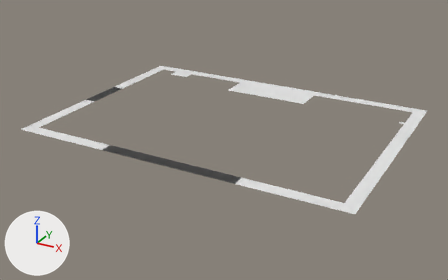
Two versions of the Blender file 2d.blend, one commit apart.
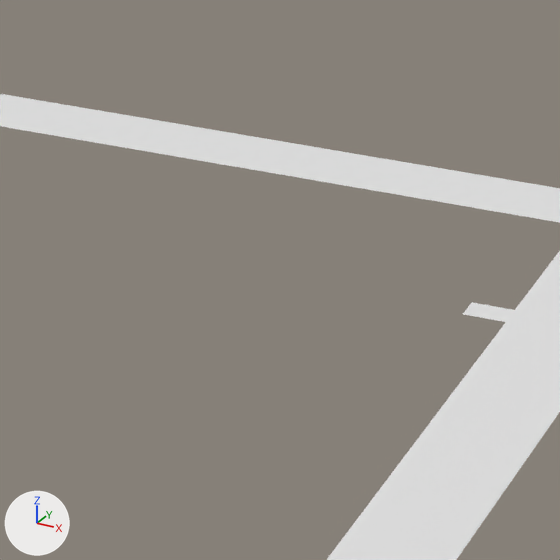
The first picture shows the older version from a 50 mm lens placed at (4.41, -8.28, 3.75), pointed at (-0.04, -0.17, -0.3). The close-ups show both versions on the part from 76% to 92% of the width and 30% to 55% of the height of that picture; other places that the commit changed are outside them. Arrows for +X, +Y and +Z are at lower left; the lights stay in place.

Names of what the first close-up shows: 'Wall'.
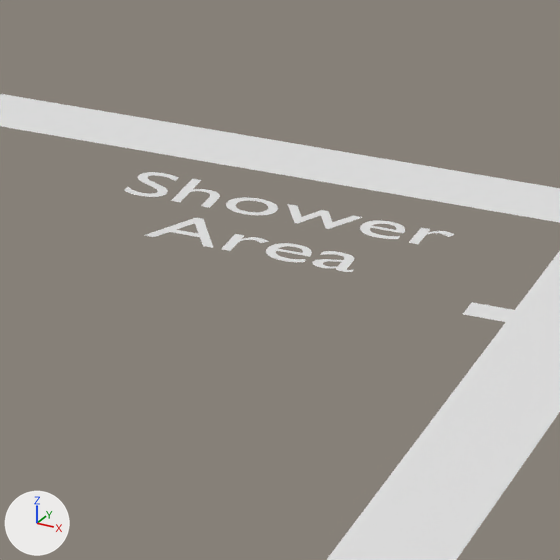
Where the change shows, as pixel boxes [x1, y1, x2, y2] in the close-ups (560 x 560 px):
'Text.004', added
    after: [124, 172, 454, 272]

The change, as a list of edits to the scene's bpy script:
```text
Add txt_text_004:
    txt_text_004 = bpy.data.curves.new('Text.004', 'FONT')
    txt_text_004.body = 'Shower\nArea'
    txt_text_004.align_x = 'CENTER'
Add ob_text_004:
    ob_text_004 = bpy.data.objects.new('Text.004', txt_text_004)
    ob_text_004.location = (1.952, 1.488, 0.0)
    ob_text_004.scale = (0.219, 0.219, 0.219)
```
